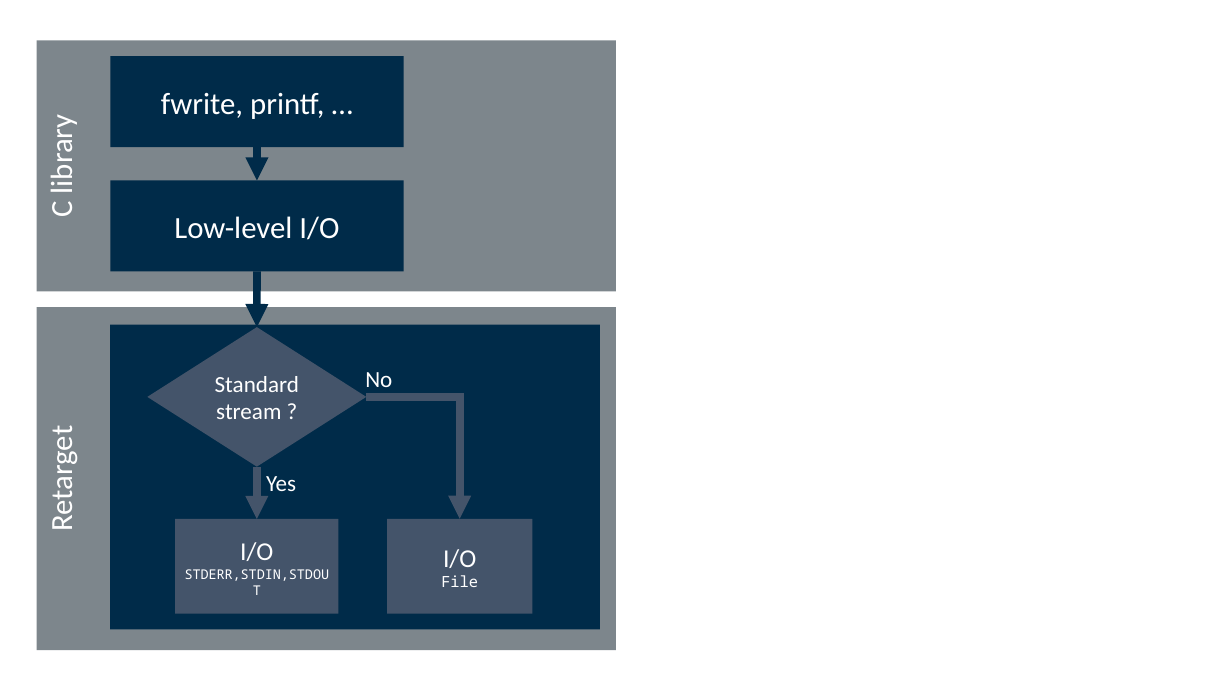
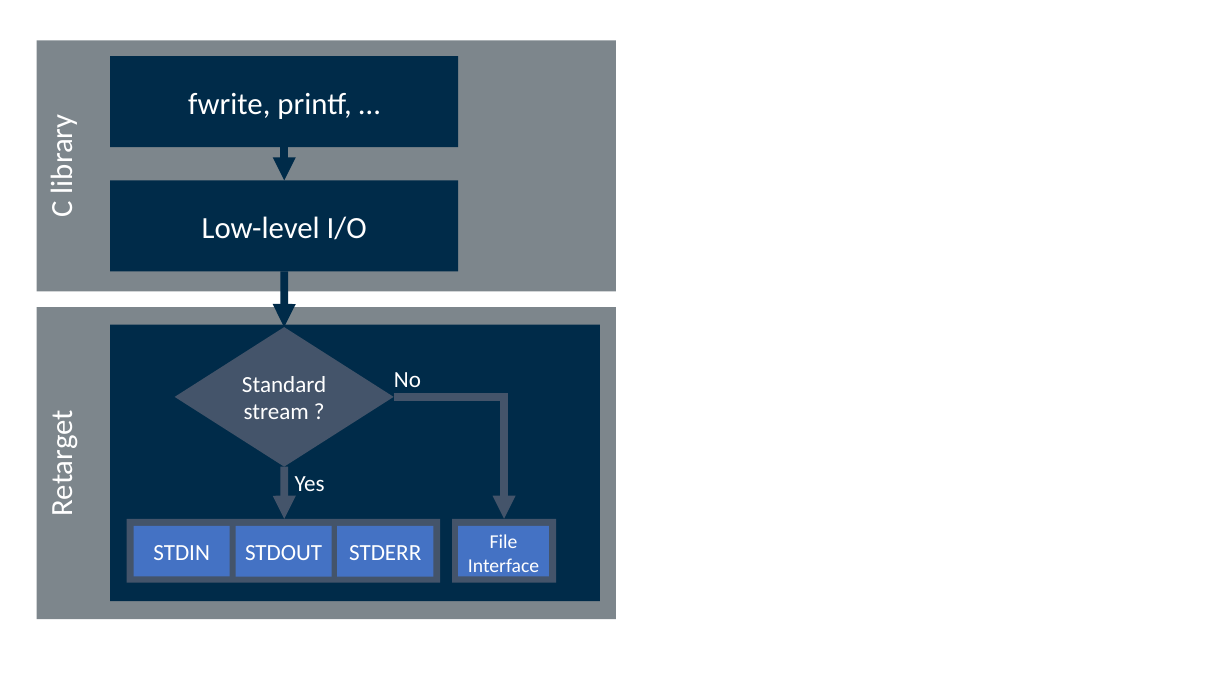
Before and after one commit to ARM-software/CMSIS-Compiler, a slide deck: slide 2 of documentation/doxygen/src/images/blocks.pptx. Drawn at 1232x693 pixels with LibreOffice and Linux fonts; fonts in the diff are those of the drawing. Boxes give left, top, right and bottom in pixels: in the first picture for what was removed or moved away, otherwise in the second. Text is boxed around its words. In the diff, an @@ line names an element or a change of style, - is before the commit and + after.

Commit message:
Introduce STDERR, STDIN, STDOUT APIs and components (#27)

```diff
--- a/documentation/doxygen/src/images/blocks.pptx
+++ b/documentation/doxygen/src/images/blocks.pptx
@@ rectangle "fwrite, printf, …": place and size @@
-rectangle "fwrite, printf, …" at (110, 56, 404, 147)
+rectangle "fwrite, printf, …" at (110, 56, 458, 147)
@@ rectangle "Low-level I/O": place and size @@
-rectangle "Low-level I/O" at (110, 180, 404, 271)
+rectangle "Low-level I/O" at (110, 180, 458, 271)
@@ rectangle "Retarget": place and size @@
-rectangle "Retarget" at (37, 307, 616, 650)
+rectangle "Retarget" at (37, 307, 616, 619)
@@ rectangle: place and size @@
-rectangle at (110, 324, 600, 629)
+rectangle at (110, 324, 600, 601)
@@ text "No": place and size @@
-text "No" at (365, 372, 392, 387)
+text "No" at (394, 372, 421, 387)
@@ elbow arrow moved from (366, 397) - (460, 519) to (394, 397) - (505, 519) @@
@@ 3 arrows, 1 diamond, 1 text: place and size @@
-3 arrows, 1 diamond, 1 text at (147, 147, 366, 519)
+3 arrows, 1 diamond, 1 text at (175, 147, 394, 519)
@@ rectangle added at (127, 519, 440, 583), fill #44546A @@
@@ rectangle added at (134, 526, 230, 577), fill #4472C4, 18 pt, text #FFFFFF @@
+STDIN
@@ rectangle removed at (176, 519, 339, 615) @@
-I/O
-STDERR,STDIN,STDOUT
@@ rectangle added at (236, 526, 332, 577), fill #4472C4, 18 pt, text #FFFFFF @@
+STDOUT
@@ rectangle added at (337, 526, 433, 577), fill #4472C4, 18 pt, text #FFFFFF @@
+STDERR
@@ rectangle added at (452, 519, 556, 583), fill #44546A @@
@@ rectangle "File Interface": place and size @@
-rectangle "File Interface" at (387, 519, 532, 615)
+rectangle "File Interface" at (458, 526, 549, 577)
@@ rectangle "File Interface" at (458, 526, 549, 577): fill #44546A to #4472C4 @@
@@ text in rectangle at (468, 534, 539, 577): text changed; size 12 to 15.3 pt; font Noto Sans Mono to Calibri @@
-I/O
-File
+File Interface
```
Also in this commit, not shown: 2 other slides changed, 44 other files.
